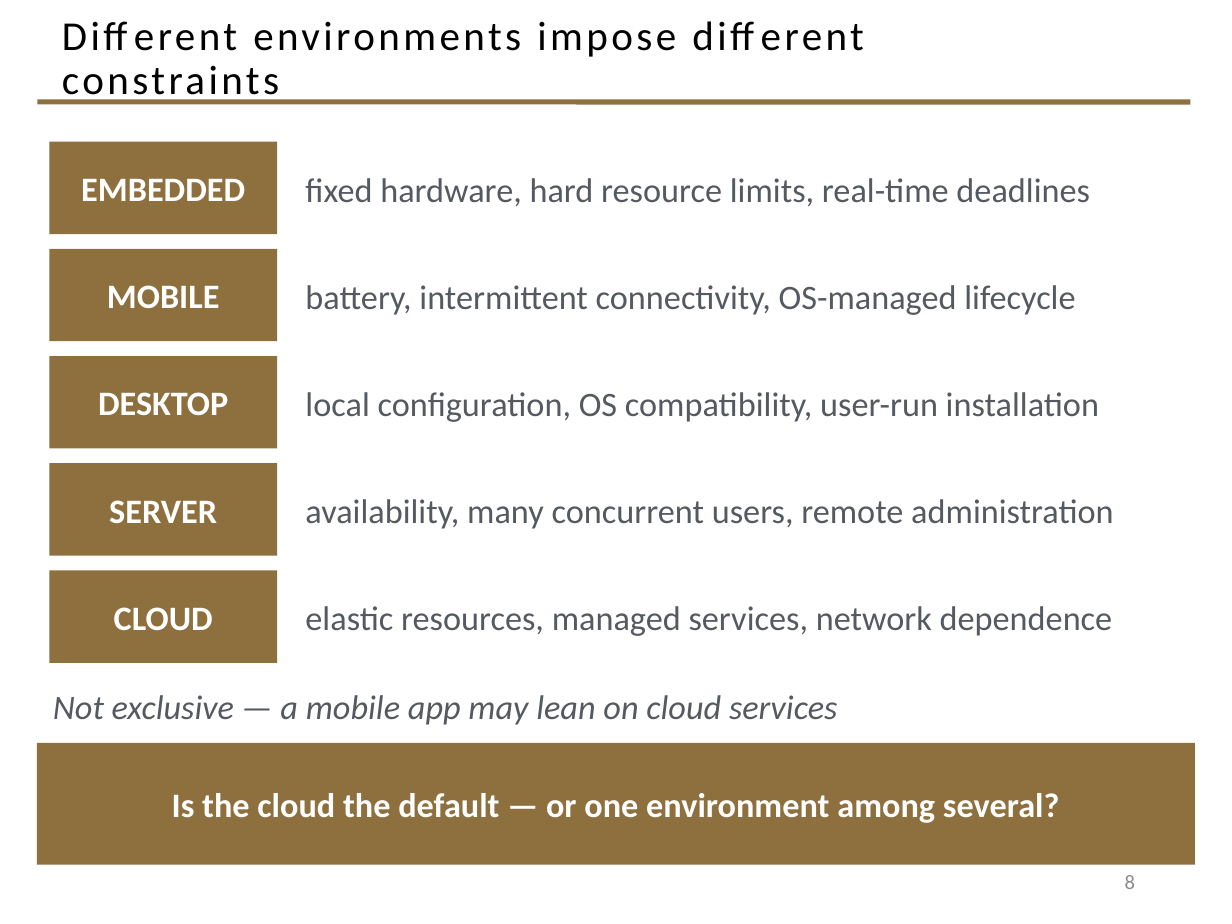
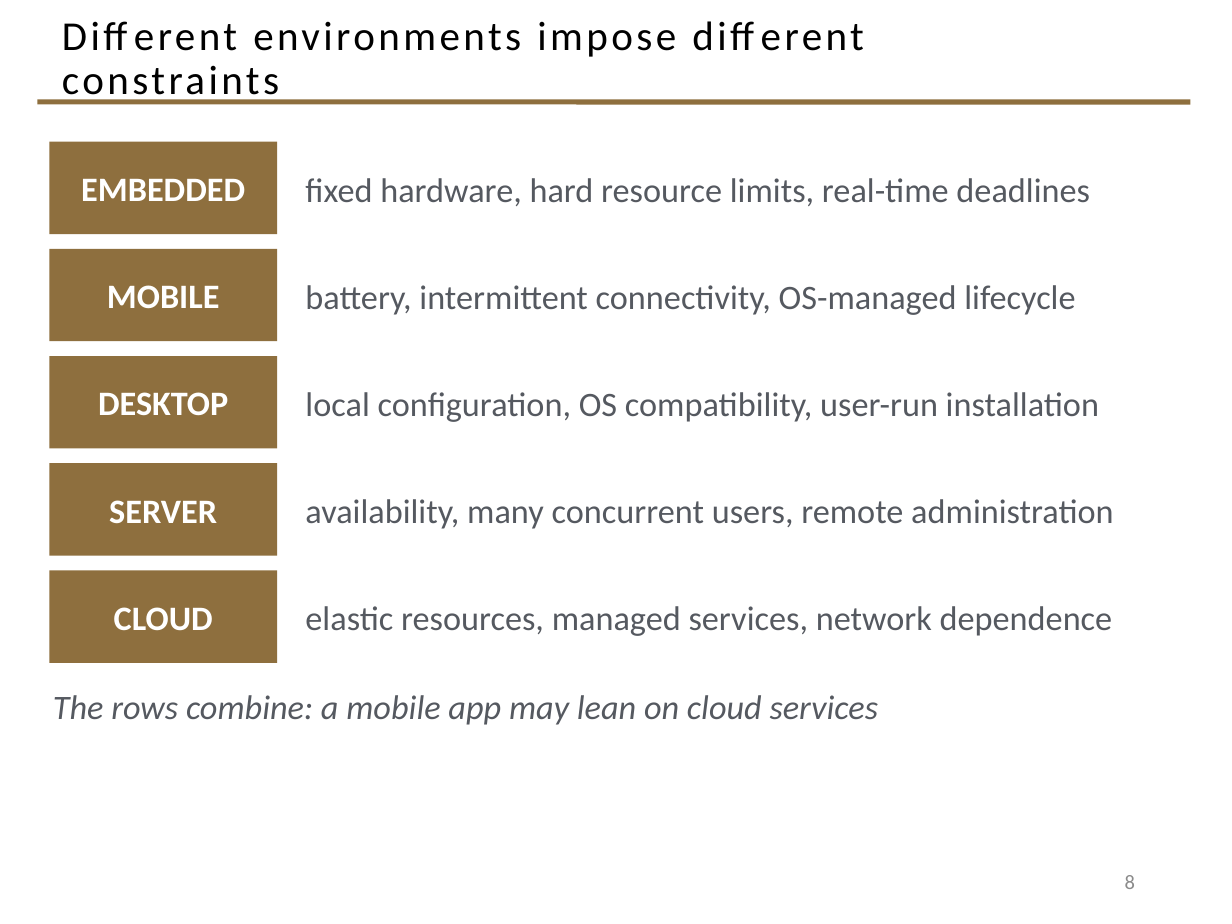
Before and after one commit to davisjam/model-based-agentic-software-engineering, a slide deck: slide 8 of course/lectures/act-3-software-in-the-world/02-compute-environments-and-data-management/3-1-Compute-Environments-and-Deployment.pptx. Drawn at 1232x924 pixels with LibreOffice and Linux fonts; fonts in the diff are those of the drawing; background and template pictures are left out. Boxes give left, top, right and bottom in pixels: in the first picture for what was removed or moved away, otherwise in the second. Text is boxed around its words. In the diff, an @@ line names an element or a change of style, - is before the commit and + after.

```diff
--- a/course/lectures/act-3-software-in-the-world/02-compute-environments-and-data-management/3-1-Compute-Environments-and-Deployment.pptx
+++ b/course/lectures/act-3-software-in-the-world/02-compute-environments-and-data-management/3-1-Compute-Environments-and-Deployment.pptx
@@ text at (53,695,879,725): text changed @@
-Not exclusive — a mobile app may lean on cloud services
+The rows combine: a mobile app may lean on cloud services
@@ rectangle removed at (37,743,1195,865) @@
-Is the cloud the default — or one environment among several?
```
Also in this commit, not shown: 7 other slides changed.
